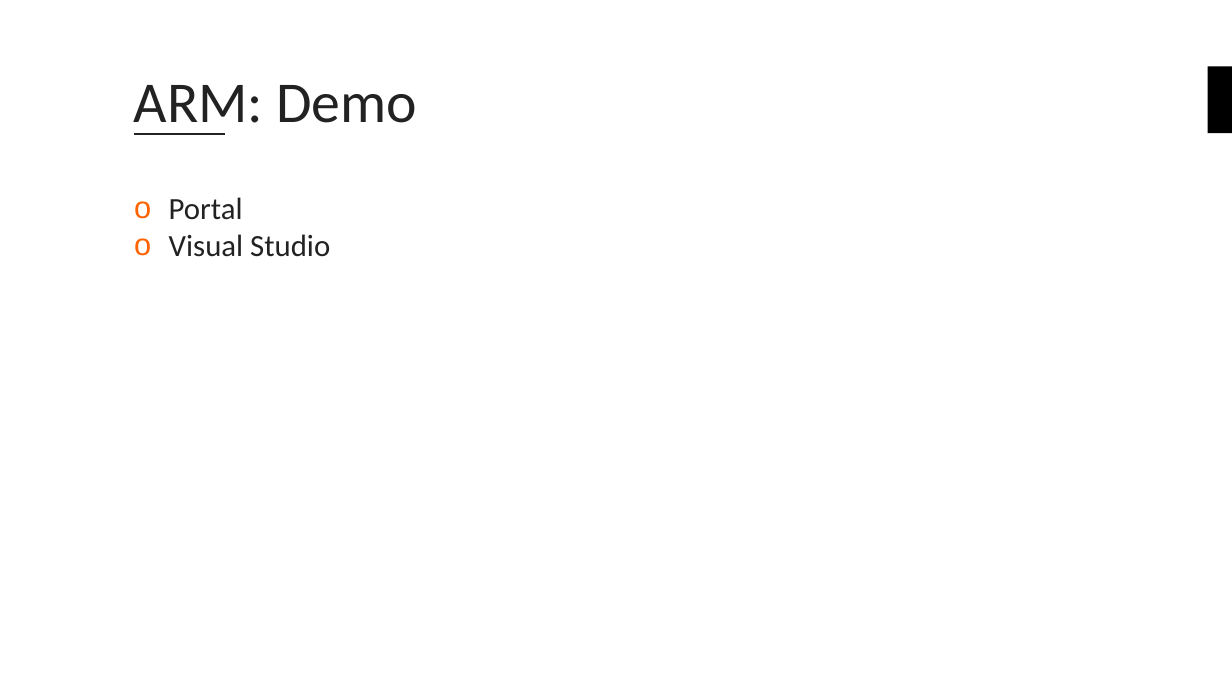
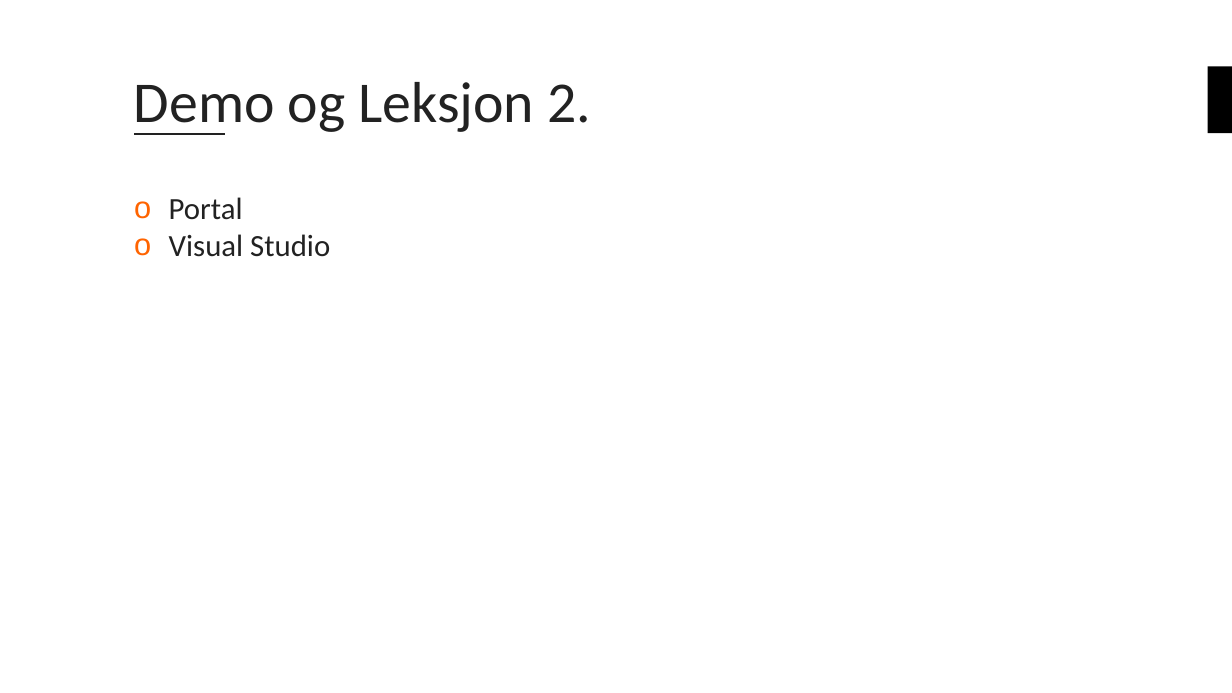
Before and after one commit to bouvet/azure-workshops, a slide deck: slide 25 of Workshop_2/Presentasjon/Azureskolen-Workshop#2.pptx (slide 26 before the commit). Drawn at 1232x693 pixels with LibreOffice and Linux fonts; fonts in the diff are those of the drawing; background and template pictures are left out. Boxes give left, top, right and bottom in pixels: in the first picture for what was removed or moved away, otherwise in the second. Text is boxed around its words. In the diff, an @@ line names an element or a change of style, - is before the commit and + after.

Commit message:
La til tekst på leksjon 2

```diff
--- a/Workshop_2/Presentasjon/Azureskolen-Workshop#2.pptx
+++ b/Workshop_2/Presentasjon/Azureskolen-Workshop#2.pptx
@@ title at (134, 82, 591, 135): text changed @@
-ARM: Demo
+Demo og Leksjon 2.
```
Also in this commit, not shown: 1 other slide changed, 3 slides added, 2 slides removed, 1 other file.
